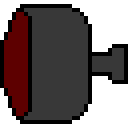
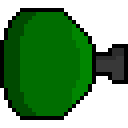
Before/after of a (128, 128) layered artwork. What changed in the layer stack:
painted on "Background" over [4, 4, 124, 124]
